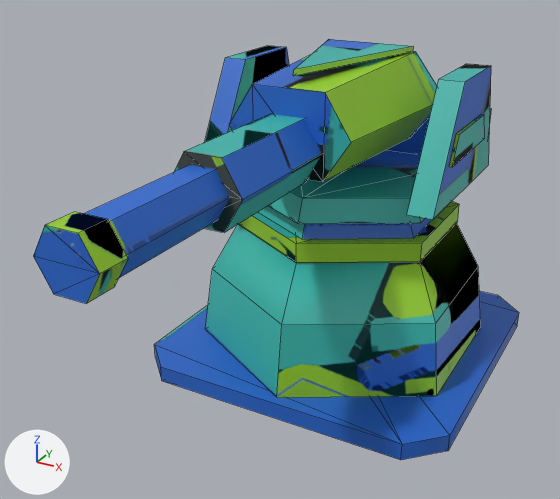
An edit to the FBX model Tools/ModelFactory/R4SixStyles1/models/03_ArcadeLowPoly/R4W_Basic/R4W_Basic_LOD1.fbx, drawn before and after from the same camera.
Rendered twice from a 50 mm lens placed at (0.466, -1.073, 0.423), pointed at (-0.017, -0.195, -0.016). Arrows for +X, +Y and +Z are at lower left; the lights stay in place. The first picture is the older version. Mesh edges are drawn as thin lines. Vertices at exactly the same position are counted once.

The first picture shows 'R4W_Basic_LOD1'.
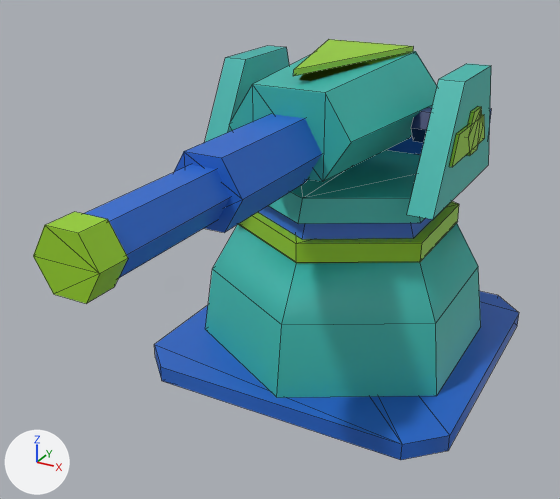
Scene script edits in JSON lines:
```json
{"block": "me_r4w_basic_base_002", "where": "# used by ob_r4w_basic_lod1; location = (0.0, 0.0, 0.0)"}
{"block": "me_r4w_basic_base_002", "where": "# verts and faces of me_r4w_basic_base_002; kept vertices keep their numbers, new ones are numbered from 162"}
{"block": "me_r4w_basic_base_002", "where": "# before: 52 (0.13, 0.075, 0.014), 53 (0.0, 0.15, 0.014), 54 (-0.13, 0.075, 0.014), 55 (-0.13, -0.075, 0.014), 56 (0.0, -0.15, 0.014)"}
{"block": "me_r4w_basic_base_002", "where": "# before: 57 (0.13, -0.075, 0.014)"}
{"block": "me_r4w_basic_base_002", "where": "# before: 132 (0.05, -0.4, 0.135) at pixel (242, 199), 134 (-0.025, -0.4, 0.178) at pixel (183, 151), 135 (-0.05, -0.4, 0.135), 136 (-0.025, -0.4, 0.092)"}
{"op": "remove", "block": "me_r4w_basic_base_002", "code": "me_r4w_basic_base_002.from_pydata(...)  # 162 vertices, 173 faces; spans x -0.25..0.25, y -0.618..0.25, z -0.26..0.235"}
{"op": "add", "block": "me_r4w_basic_base_002", "code": "me_r4w_basic_base_002.from_pydata(...)  # 210 vertices, 229 faces; spans x -0.25..0.25, y -0.618..0.25, z -0.26..0.235"}
{"block": "me_r4w_basic_base_002", "change": "me_r4w_basic_base_002 part 1: a new loose piece, a 6-sided cylinder along x spanning x 0.104..0.168, y -0.026..0.026, z 0.112..0.158, in mat_r4w_basic_03_arcadelowpoly"}
{"block": "me_r4w_basic_base_002", "change": "me_r4w_basic_base_002 part 2: a new loose piece, a 6-sided cylinder along x spanning x 0.1855..0.191, y -0.036..0.036, z 0.1038..0.1662, in mat_r4w_basic_03_arcadelowpoly"}
{"block": "me_r4w_basic_base_002", "change": "me_r4w_basic_base_002 part 3"}
{"op": "add", "block": "me_r4w_basic_base_002", "code": "for i in [*range(52, 58)]: verts[i] += (0.0, 0.0, 0.002)"}
{"block": "me_r4w_basic_base_002", "change": "me_r4w_basic_base_002 part 4"}
{"op": "add", "block": "me_r4w_basic_base_002", "code": "delete_faces([(132, 134, 135), (132, 135, 136)])"}
{"op": "add", "block": "me_r4w_basic_base_002", "code": "faces += [(132, 134, 136), (134, 135, 136)]"}
{"block": "me_r4w_basic_base_002", "change": "me_r4w_basic_base_002 part 5: 136 kept faces spanning x -0.25..0.25, y -0.618..0.25, z -0.26..0.235 get new texture (UV) coordinates"}
{"block": "me_r4w_basic_base_002", "change": "other edits to the shape of me_r4w_basic_base_002 do not show in these pictures"}
```

Changed parts and their boxes (x1, y1, x2, y2) in the pictures (560 x 499 px; the box of a moved part takes in the faces that stretch with it):
```json
{"part": 1, "of": "me_r4w_basic_base_002", "change": "added", "after": [411, 108, 432, 142], "on screen": "blue"}
{"part": 2, "of": "me_r4w_basic_base_002", "change": "added", "after": [467, 106, 483, 156], "on screen": "green"}
{"part": 3, "of": "me_r4w_basic_base_002", "change": "moved or reshaped", "before": [259, 206, 433, 239], "after": [259, 206, 433, 239]}
{"part": 4, "of": "me_r4w_basic_base_002", "change": "moved or reshaped", "before": [174, 152, 242, 208], "after": [174, 152, 242, 208]}
{"part": 5, "of": "me_r4w_basic_base_002", "change": "surface changed", "before": [33, 39, 491, 401], "after": [33, 39, 491, 401]}
```
